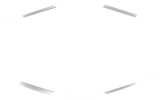
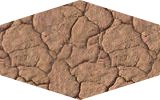
The second 160x100 image is a revision of the first. Changes to its layers:
moved "BL" into group "road", painted on it, masked it over [13, 23, 155, 98]
hid "L", moved it into group "road", masked it over [0, 28, 96, 73]
hid "BR", moved it into group "road", painted on it, masked it over [5, 21, 148, 98]
moved "R" into group "road", masked it over [55, 28, 160, 68]
moved "TR" into group "road", painted on it, masked it over [58, 4, 144, 68]
hid "TL", moved it into group "road", painted on it, masked it over [5, 4, 155, 79]
added group "ground" with 3 layers over [0, 0, 160, 100]
hid "Warstwa #1", blend normal → multiply, moved it into group "ground" over [0, 0, 160, 100]
added layer "Wklejona warstwa" in group "ground" over [0, 0, 160, 100]
showed "Warstwa", moved it into group "ground", painted on it, masked it over [0, 0, 160, 100]
